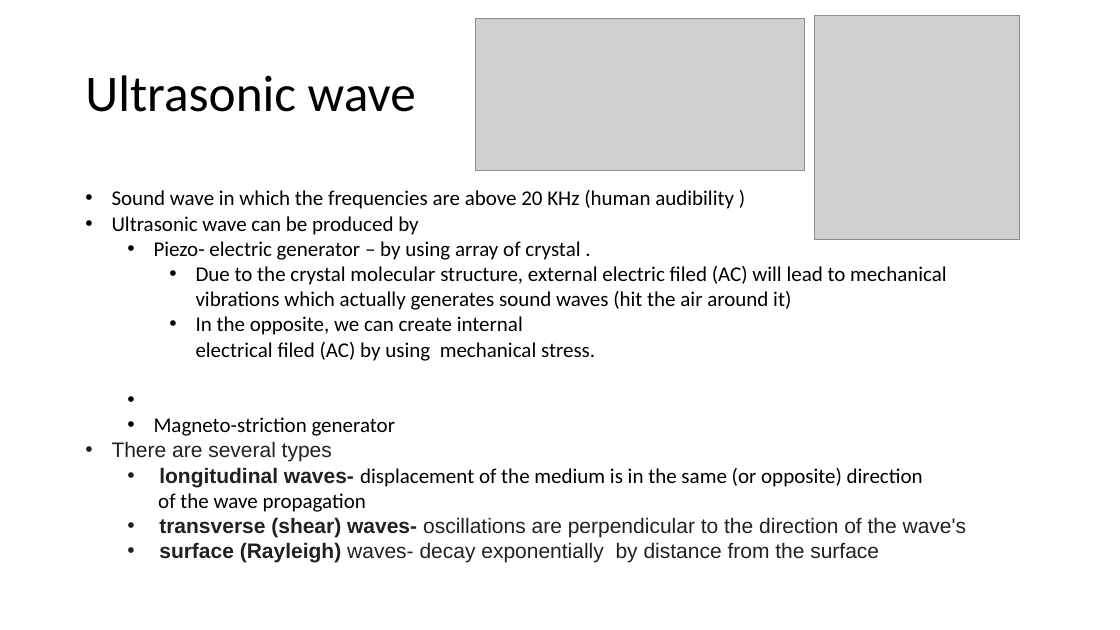
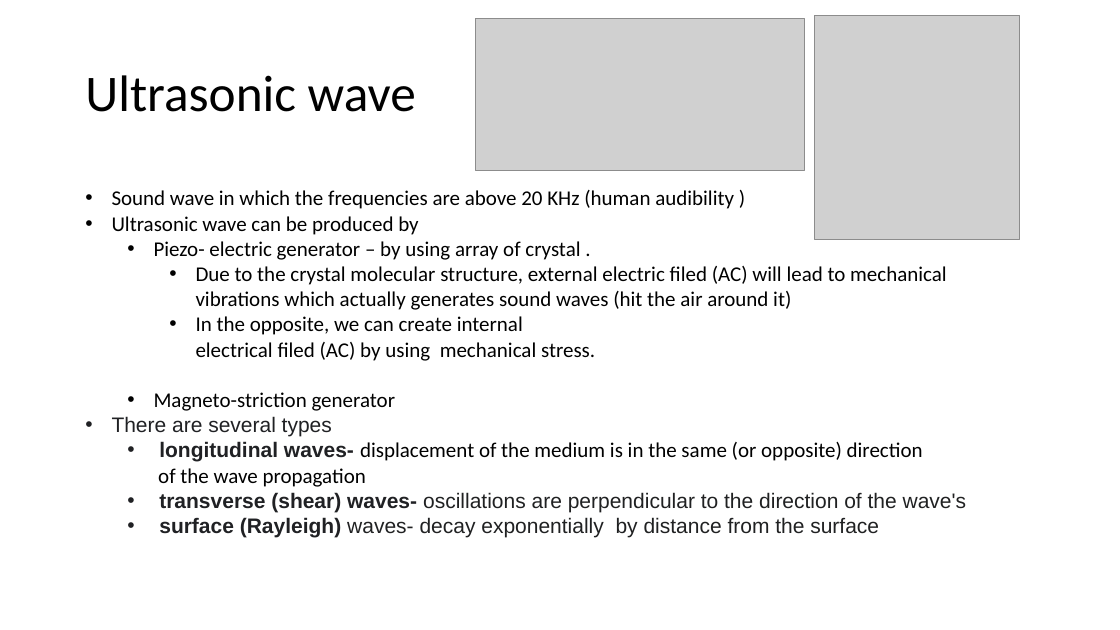
Before and after one commit to motibh/sound_wave, a slide deck: slide 1 of Ultrasonic wave.pptx. Drawn at 1120x630 pixels with LibreOffice and Linux fonts; fonts in the diff are those of the drawing; grey boxes stand for pictures. Boxes give left, top, right and bottom in pixels: in the first picture for what was removed or moved away, otherwise in the second. Text is boxed around its words. In the diff, an @@ line names an element or a change of style, - is before the commit and + after.

```diff
--- a/Ultrasonic wave.pptx
+++ b/Ultrasonic wave.pptx
@@ text "Sound wave in which the ..." rewrapped from (x1=112, y1=190, x2=966, y2=563) to (x1=112, y1=190, x2=966, y2=538) @@
```
Also in this commit, not shown: 2 other slides changed.
